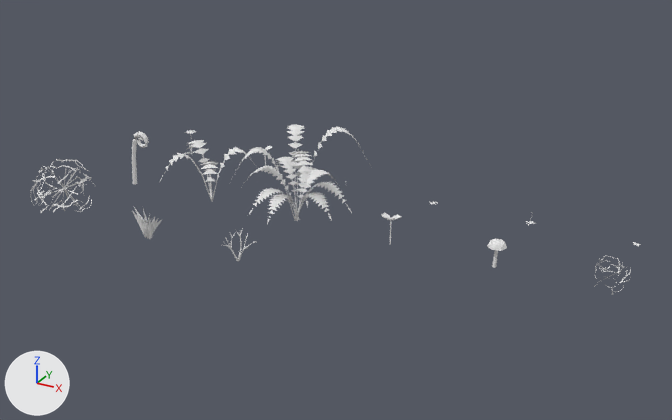
A saved change to the Blender file Blender/blenderprojects/ground_plants.blend.
The view is the same before and after, from a camera (50 mm lens) standing at (8.8, -11.21, 5.17) and looking at (3.51, -1.6, 0.37). Lighting does not change. The marker at lower left points along +X, +Y and +Z. The picture after the commit comes second.

The first picture shows 'dead_shrub', 'dune_grass_tuft', 'fern_fiddlehead', 'fern_full', 'fern_young', 'mushroom', 'redwood_sorrel', 'tumbleweed_large', 'tumbleweed_small'.
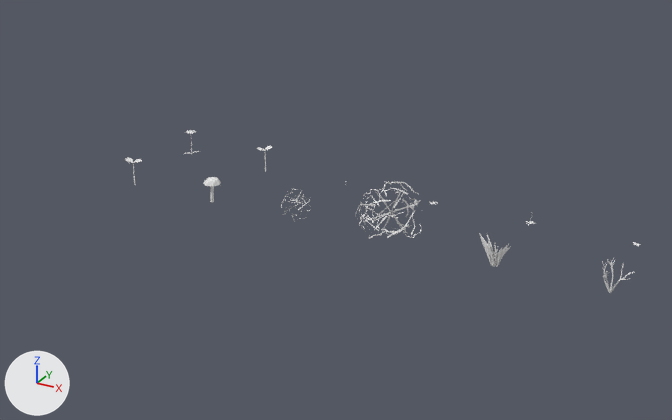
The change, as a diff of the scene's bpy script:
```diff
--- a/Blender/blenderprojects/ground_plants.blend.py
+++ b/Blender/blenderprojects/ground_plants.blend.py
@@ ob_fern_fiddlehead @@
-ob_fern_fiddlehead = bpy.data.objects.new('fern_fiddlehead', me_fern_fiddlehead)
-ob_fern_fiddlehead.location = (0.0, -1.4, 0.0)
@@ ob_fern_young @@
-ob_fern_young = bpy.data.objects.new('fern_young', me_fern_young)
-ob_fern_young.location = (1.4, -1.4, 0.0)
@@ ob_fern_full @@
-ob_fern_full = bpy.data.objects.new('fern_full', me_fern_full)
-ob_fern_full.location = (2.8, -1.4, 0.0)
@@ ob_redwood_sorrel @@
 ob_redwood_sorrel = bpy.data.objects.new('redwood_sorrel', me_redwood_sorrel)
-ob_redwood_sorrel.location = (4.2, -1.4, 0.0)
+ob_redwood_sorrel.location = (0.0, -1.4, 0.0)
@@ ob_mushroom @@
 ob_mushroom = bpy.data.objects.new('mushroom', me_mushroom)
-ob_mushroom.location = (5.6, -1.4, 0.0)
+ob_mushroom.location = (1.4, -1.4, 0.0)
@@ ob_tumbleweed_small @@
 ob_tumbleweed_small = bpy.data.objects.new('tumbleweed_small', me_tumbleweed_small)
-ob_tumbleweed_small.location = (7.0, -1.4, 0.0)
+ob_tumbleweed_small.location = (2.8, -1.4, 0.0)
@@ ob_tumbleweed_large @@
 ob_tumbleweed_large = bpy.data.objects.new('tumbleweed_large', me_tumbleweed_large)
-ob_tumbleweed_large.location = (0.0, -2.8, 0.0)
+ob_tumbleweed_large.location = (4.2, -1.4, 0.0)
@@ ob_dune_grass_tuft @@
 ob_dune_grass_tuft = bpy.data.objects.new('dune_grass_tuft', me_dune_grass_tuft)
-ob_dune_grass_tuft.location = (1.4, -2.8, 0.0)
+ob_dune_grass_tuft.location = (5.6, -1.4, 0.0)
@@ ob_dead_shrub @@
 ob_dead_shrub = bpy.data.objects.new('dead_shrub', me_dead_shrub)
-ob_dead_shrub.location = (2.8, -2.8, 0.0)
+ob_dead_shrub.location = (7.0, -1.4, 0.0)
```

Changed parts and their boxes (x1, y1, x2, y2) in the pictures (672 x 420 px):
'fern_full', deleted: before (229, 124, 372, 224)
'tumbleweed_large', moved: before (31, 159, 94, 213); after (355, 181, 421, 239)
'fern_young', deleted: before (159, 140, 257, 202)
'dune_grass_tuft', moved: before (132, 207, 162, 239); after (479, 233, 510, 267)
'mushroom', moved: before (487, 239, 507, 268); after (204, 177, 221, 202)
'fern_fiddlehead', deleted: before (132, 131, 149, 185)
'dead_shrub', moved: before (223, 228, 256, 262); after (602, 258, 635, 293)
'tumbleweed_small', moved: before (595, 255, 631, 295); after (281, 189, 311, 221)
'redwood_sorrel', moved: before (381, 213, 401, 244); after (125, 157, 142, 185)
